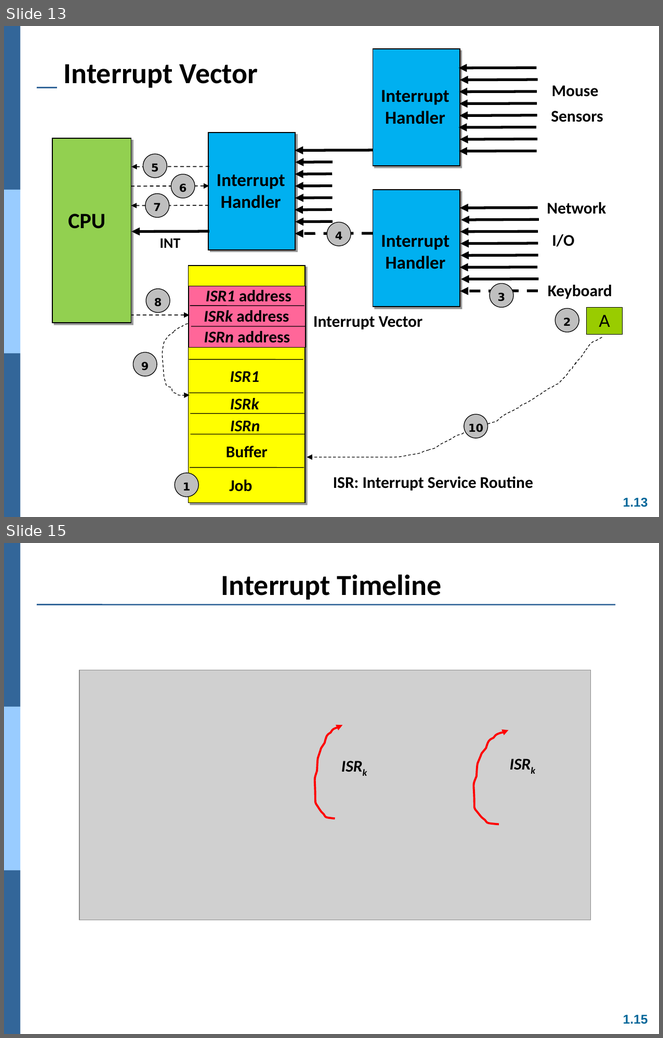
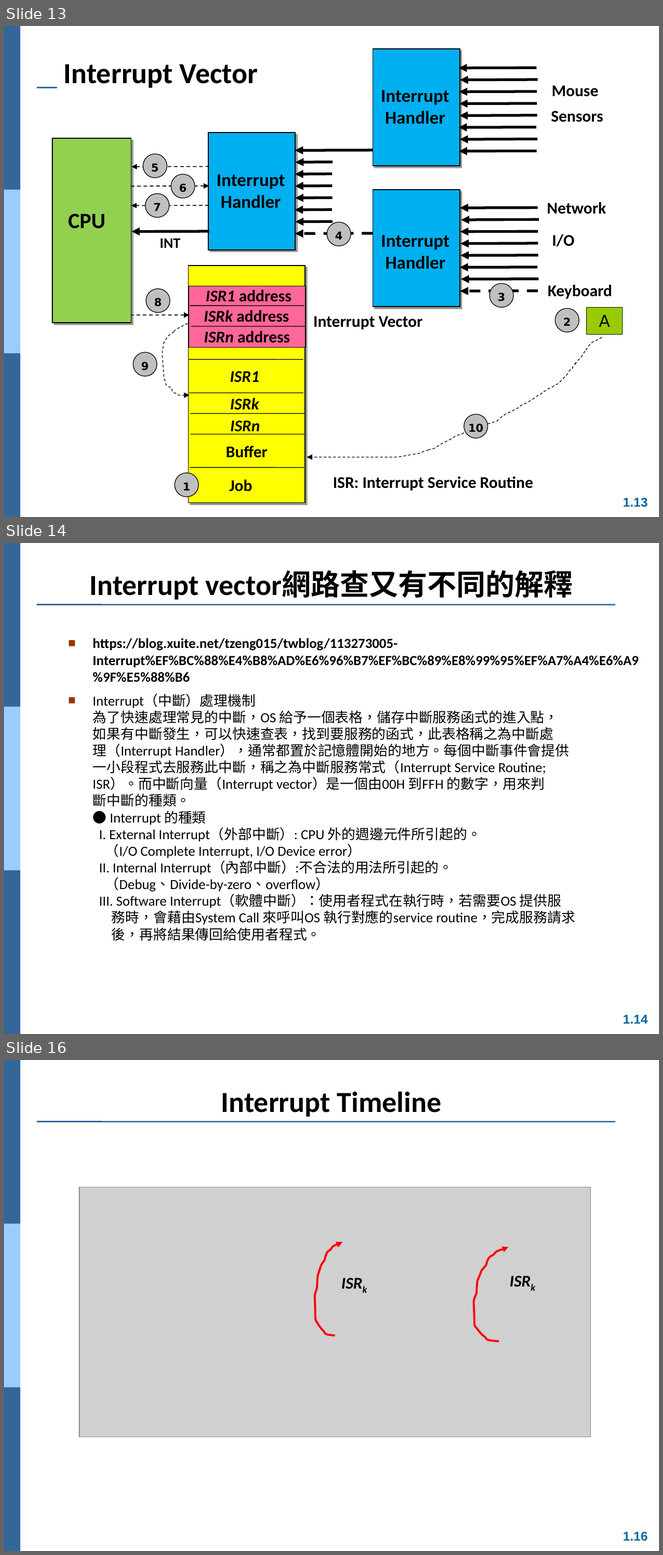
Before and after one commit to Yang09701194/OS_Learning, a slide deck: ch01.ppt. Shown one above the other, each under a label of ours: slides 13 and 15 before the commit, slides 13, 14 and 16 after it; the slides between them are not shown. The pictures are 663x1038 and 663x1555 pixels, drawn with LibreOffice and Linux fonts; fonts in the diff are those of the drawing; grey boxes stand for pictures. Boxes give left, top, right and bottom in pixels: in the first picture for what was removed or moved away, otherwise in the second. Text is boxed around its words. In the diff, an @@ line names an element or a change of style, - is before the commit and + after.

```diff
--- a/ch01.ppt
+++ b/ch01.ppt
@@ slide 14 added at (4,543,659,1034), background #FFFFFF; not listed: 5 template elements that a slide beside it also shows @@
@@ title added at (90,571,573,600), 32 pt, text #000000, bold @@
+Interrupt vector網路查又有不同的解釋
@@ text added at (93,638,639,941), 15.3 pt, text #000000 @@
+■ https://blog.xuite.net/tzeng015/twblog/113273005-Interrupt%EF%BC%88%E4%B8%AD%E6%96%B7%EF%BC%89%E8%99%95%EF%A7%A4%E6%A9%9F%E5%88%B6
+■ Interrupt（中斷）處理機制
+  為了快速處理常見的中斷，OS 給予一個表格，儲存中斷服務函式的進入點，
+  如果有中斷發生，可以快速查表，找到要服務的函式，此表格稱之為中斷處
+  理（Interrupt Handler），通常都置於記憶體開始的地方。每個中斷事件會提供
+  一小段程式去服務此中斷，稱之為中斷服務常式（Interrupt Service Routine;
+  ISR）。而中斷向量（Interrupt vector）是一個由00H 到FFH 的數字，用來判
+  斷中斷的種類。
+  ● Interrupt 的種類
+  I. External Interrupt（外部中斷）: CPU 外的週邊元件所引起的。
+  （I/O Complete Interrupt, I/O Device error）
+  II. Internal Interrupt（內部中斷）:不合法的用法所引起的。
+  （Debug、Divide-by-zero、overflow）
+  III. Software Interrupt（軟體中斷）：使用者程式在執行時，若需要OS 提供服
+  務時，會藉由System Call 來呼叫OS 執行對應的service routine，完成服務請求
+  後，再將結果傳回給使用者程式。
@@ what was slide 15 is now slide 16 @@
@@ page number at (623,1532,648,1542): text changed @@
-1.15
+1.16
```
Also in this commit, not shown: 3 slides changed.
